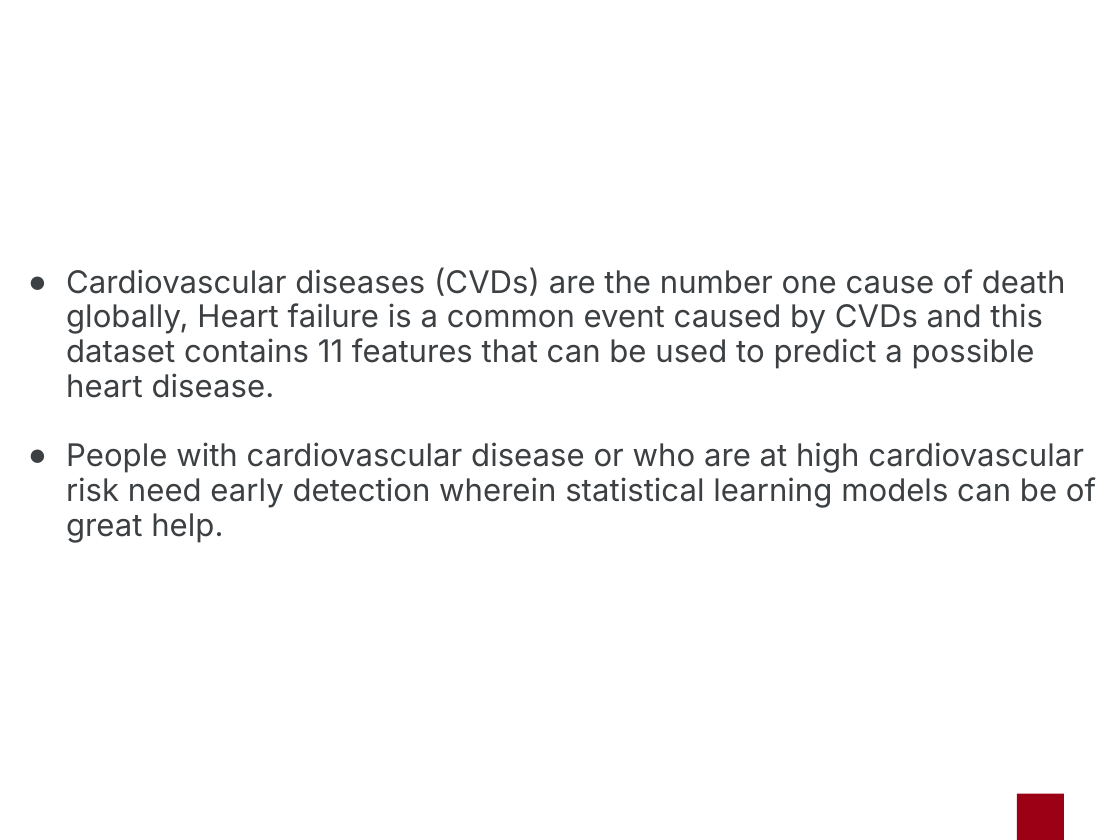
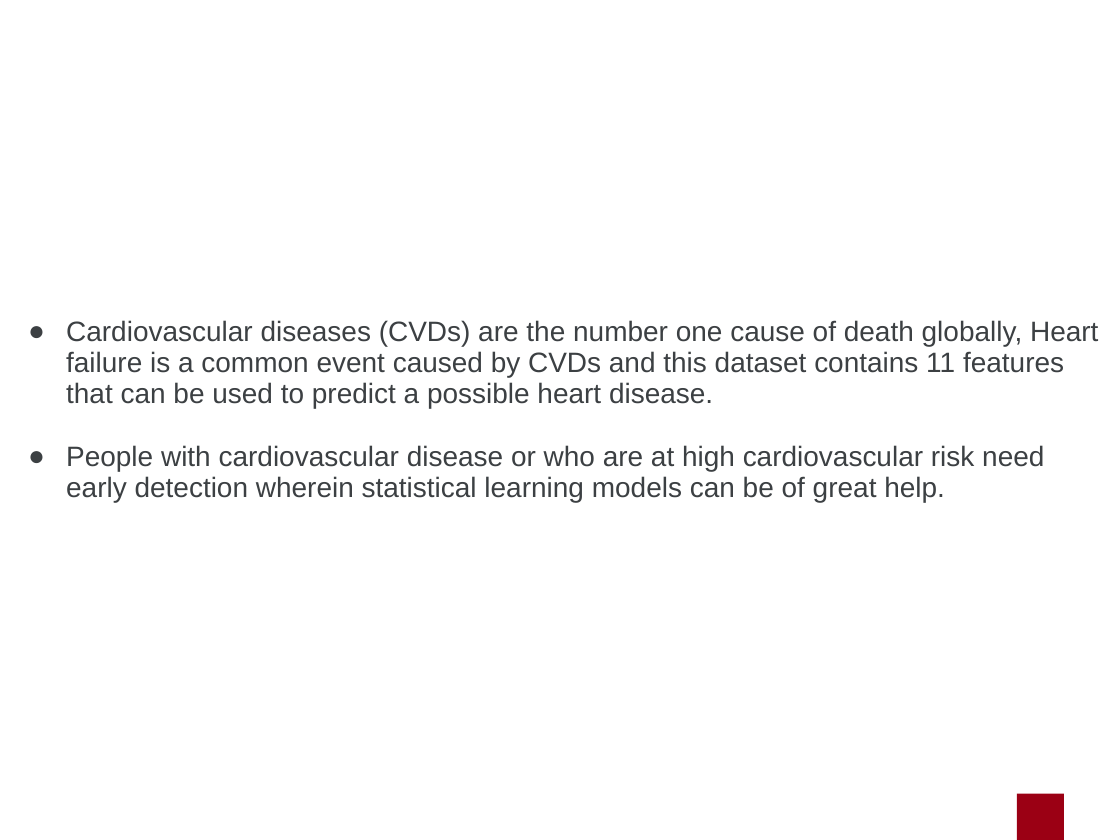
Before and after one commit to marcouderzo/CoronaryHeartDisease-Prediction, a slide deck: slide 2 of slides.pptx. Drawn at 1120x840 pixels with LibreOffice and Linux fonts; fonts in the diff are those of the drawing; background and template pictures are left out. Boxes give left, top, right and bottom in pixels: in the first picture for what was removed or moved away, otherwise in the second. Text is boxed around its words. In the diff, an @@ line names an element or a change of style, - is before the commit and + after.

```diff
--- a/slides.pptx
+++ b/slides.pptx
@@ text "Cardiovascular diseases (CVDs) are the ..." at <box>66,320,1098,502</box>: size 20 to 18 pt, font Inter to Arial @@
```
Also in this commit, not shown: 11 other slides changed, 2 slides added, 2 other files.
